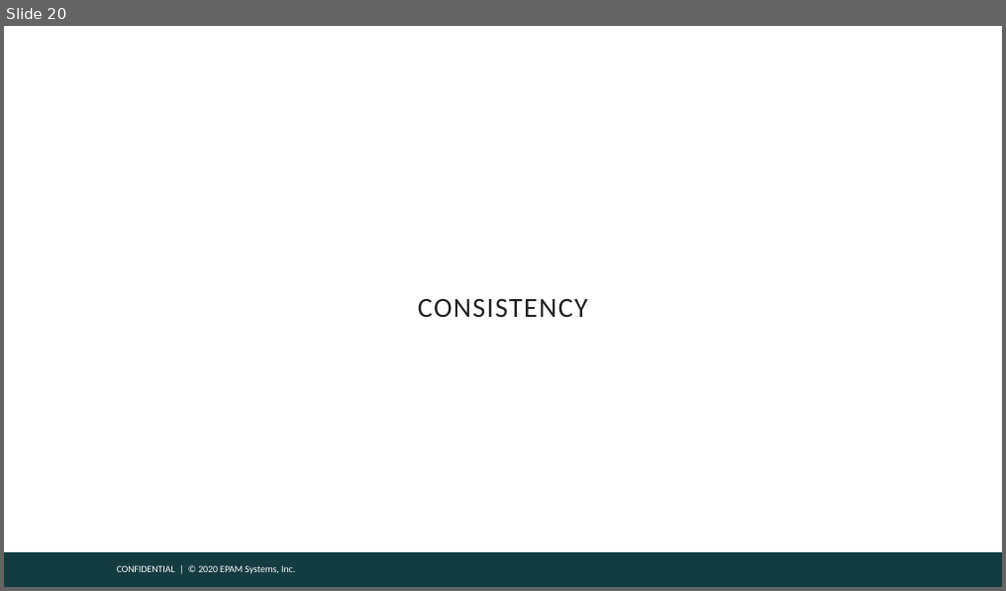
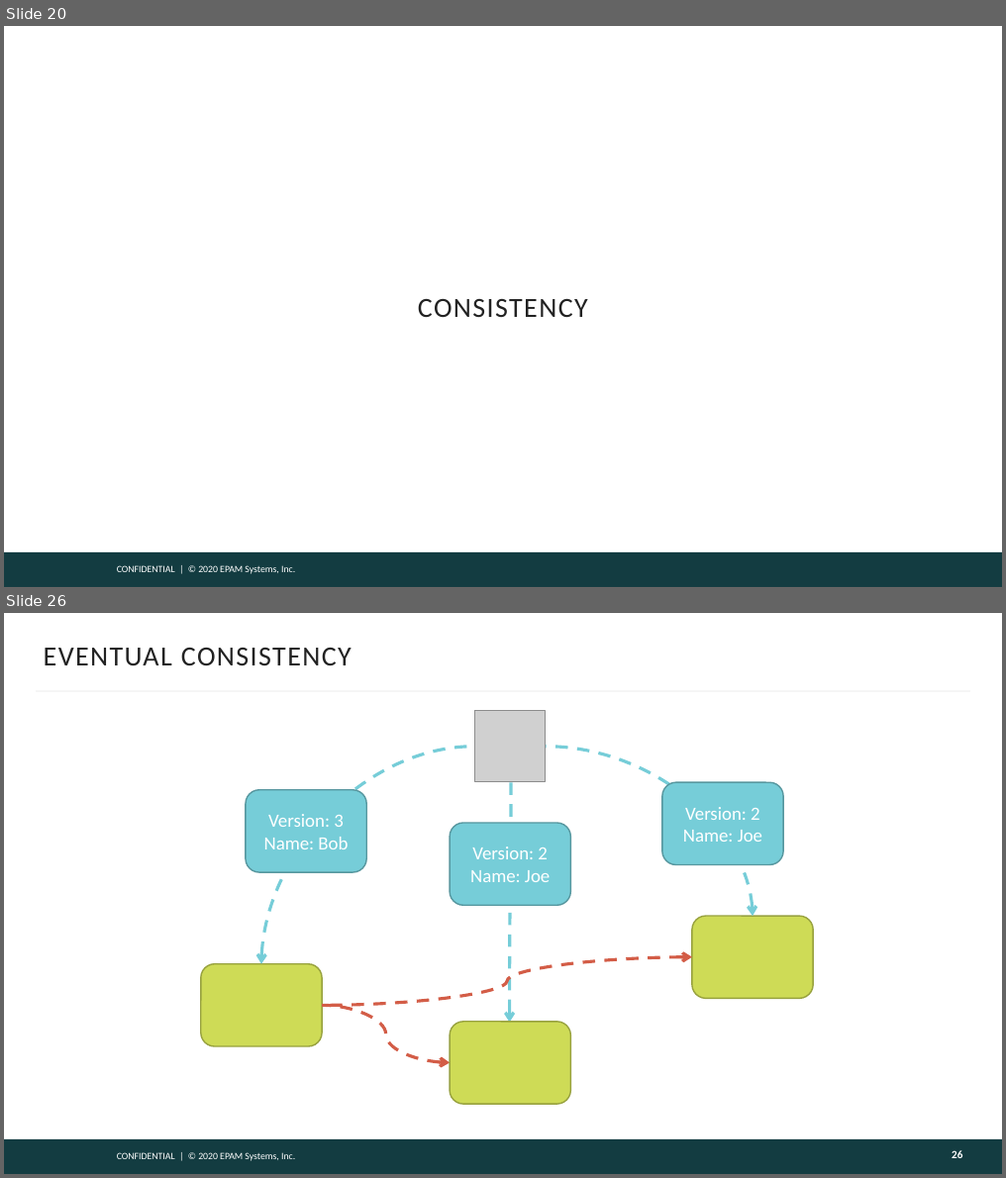
Before and after one commit to gitaroktato/introduction-to-microservices, a slide deck: lecture_3_microservice_patterns.pptx. Shown one above the other, each under a label of ours: slide 20 before the commit, slides 20 and 26 after it; the slides between them are not shown. The pictures are 1006x591 and 1006x1178 pixels, drawn with LibreOffice and Linux fonts; fonts in the diff are those of the drawing; grey boxes stand for pictures; background and template pictures are left out. Boxes give left, top, right and bottom in pixels: in the first picture for what was removed or moved away, otherwise in the second. Text is boxed around its words. In the diff, an @@ line names an element or a change of style, - is before the commit and + after.

```diff
--- a/lecture_3_microservice_patterns.pptx
+++ b/lecture_3_microservice_patterns.pptx
@@ slide 26 added at <box>4,613,1002,1174</box>, background #FFFFFF; not listed: 2 template elements that a slide beside it also shows @@
@@ title added at <box>44,648,351,665</box>, 20 pt, text #222222 @@
+EVENTUAL CONSISTENCY
@@ line added from (36, 691) to (970, 691), #F5F5F5 1.5 pt @@
@@ picture added at <box>475,711,546,781</box> @@
@@ curved arrow added from (475, 747) to (261, 964), #76CDD8 2.25 pt dashed @@
@@ curved arrow added from (546, 747) to (752, 916), #76CDD8 2.25 pt dashed @@
@@ rounded rectangle added at <box>246,789,366,872</box>, fill #76CDD8, outline #5798A0 1 pt, 13.5 pt, text #FFFFFF @@
+Version: 3
+Name: Bob
@@ curved arrow added from (511, 782) to (509, 1022), #76CDD8 2.25 pt dashed @@
@@ rounded rectangle added at <box>662,782,783,865</box>, fill #76CDD8, outline #5798A0 1 pt, 13.5 pt, text #FFFFFF @@
+Version: 2
+Name: Joe
@@ rounded rectangle added at <box>450,823,571,905</box>, fill #76CDD8, outline #5798A0 1 pt, 13.5 pt, text #FFFFFF @@
+Version: 2
+Name: Joe
@@ rounded rectangle added at <box>692,916,812,999</box>, fill #CEDB56, outline #98A240 1 pt @@
@@ rounded rectangle added at <box>201,964,322,1047</box>, fill #CEDB56, outline #98A240 1 pt @@
@@ curved arrow added from (323, 1005) to (692, 958), #D35D47 2.25 pt dashed @@
@@ curved arrow added from (323, 1005) to (450, 1063), #D35D47 2.25 pt dashed @@
@@ rounded rectangle added at <box>450,1022,571,1105</box>, fill #CEDB56, outline #98A240 1 pt @@
@@ page number added at <box>951,1151,962,1158</box>, 8 pt, text #FEFEFE, bold @@
+26
```
Also in this commit, not shown: 8 other slides added.
